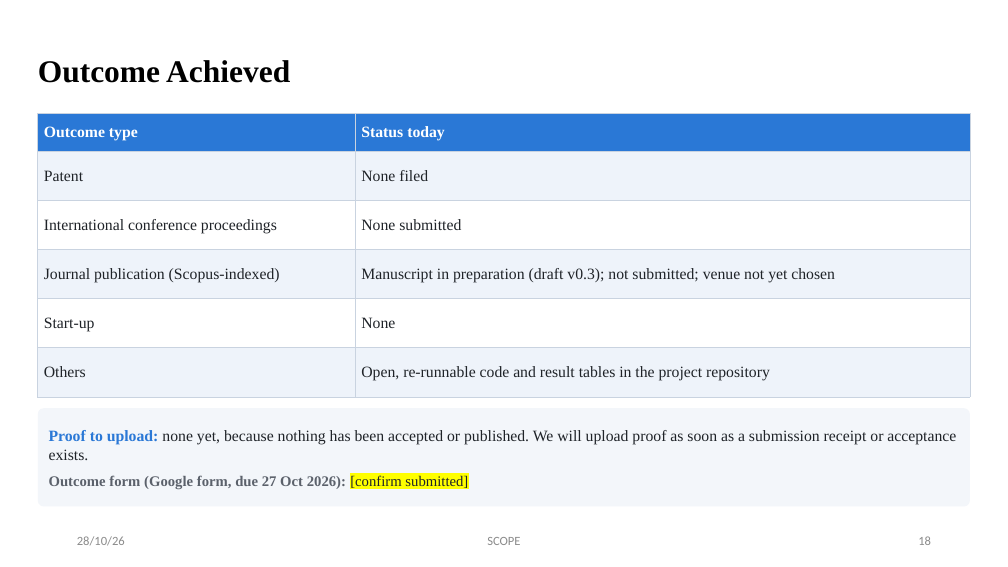
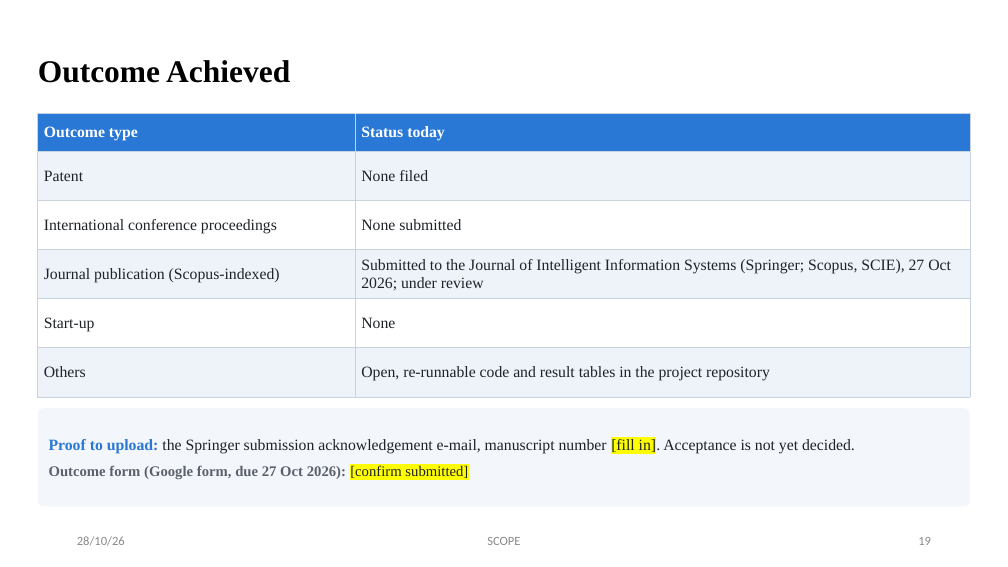
Before and after one commit to ssaakaash/ocel-research, a slide deck: slide 19 of docs/review-3/Team1_Review3_OCEL.pptx (slide 18 before the commit). Drawn at 1008x567 pixels with LibreOffice and Linux fonts; fonts in the diff are those of the drawing. Boxes give left, top, right and bottom in pixels: in the first picture for what was removed or moved away, otherwise in the second. Text is boxed around its words. In the diff, an @@ line names an element or a change of style, - is before the commit and + after.

```diff
--- a/docs/review-3/Team1_Review3_OCEL.pptx
+++ b/docs/review-3/Team1_Review3_OCEL.pptx
@@ table at [38,113,970,397] @@
-row 4, column 2: Manuscript in preparation (draft v0.3); not submitted; venue not yet chosen
+row 4, column 2: Submitted to the Journal of Intelligent Information Systems (Springer; Scopus, SCIE), 27 Oct 2026; under review
@@ text in rounded rectangle at [49,438,855,454]: text changed @@
-Proof to upload: none yet, because nothing has been accepted or published. We will upload proof as soon as a submission receipt or acceptance exists.
+Proof to upload: the Springer submission acknowledgement e-mail, manuscript number [fill in]. Acceptance is not yet decided.
```
Also in this commit, not shown: 7 other slides changed, 1 slide added, 17 other files.
